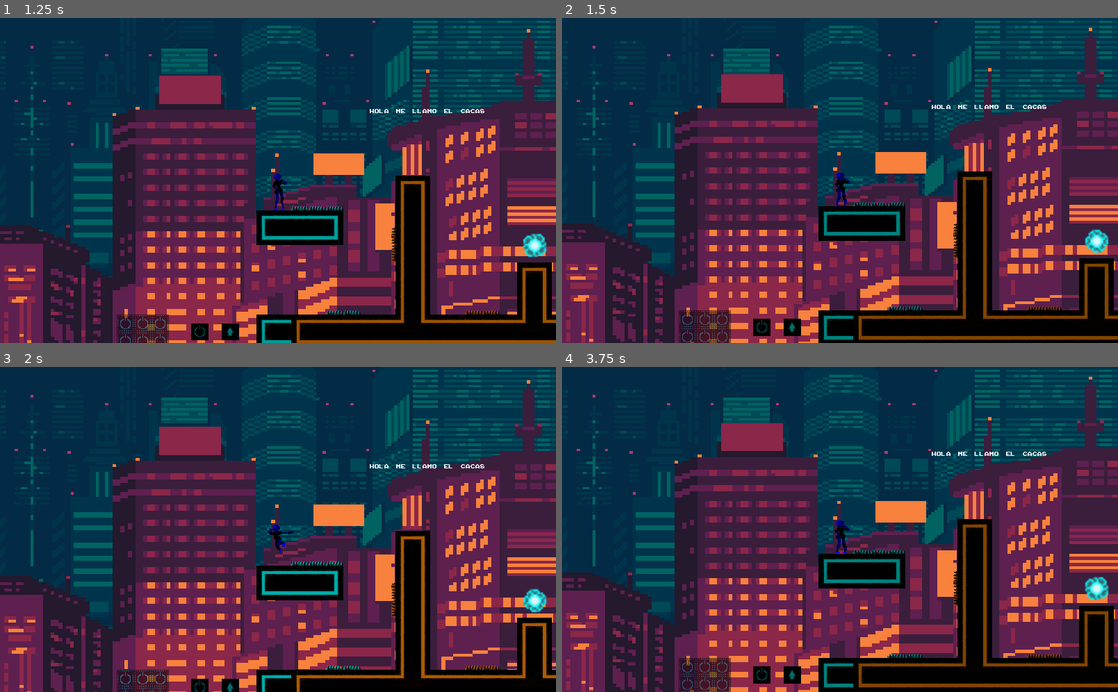
Above: before the commit, frames 1-4 (two rows, left to right).
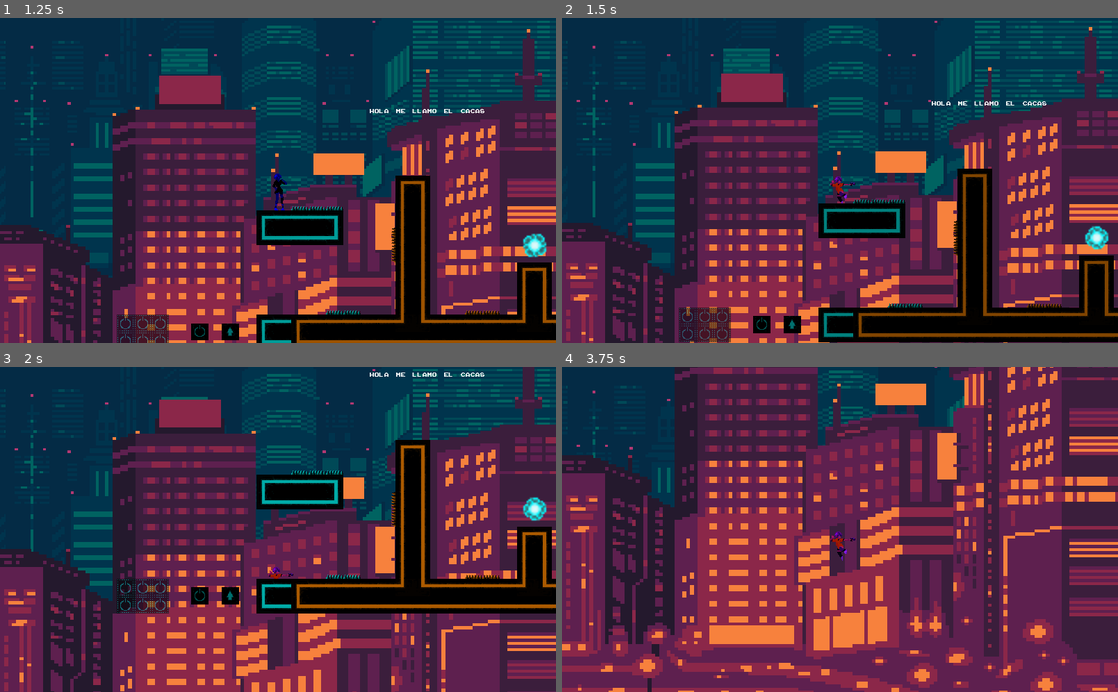
Above: after the commit, the same moments.

Repository: ivancdlarrain/olaGames
Game: Godot game, scene res://scenes/menus/Main_menu.tscn
The game is run twice, just before and just after one commit, with the same random seed, the same clock (stepped at 60 frames per second) and the same inputs.
Inputs:
- Up to frame 1 (1.25 s): click "New Game" at 0.5 s
- Up to frame 2 (1.5 s): hold Right (ui_right) from 1.28 s (still down); hold Space (special) from 1.28 s (still down)
- Up to frame 3 (2 s): keep holding Right (ui_right); keep holding Space (special); tap W (WASD_up) at 1.52 s
- Up to frame 4 (3.75 s): release Space (special) at 2.03 s; tap Space (special) at 2.1, 3.6 s; tap W (WASD_up) at 2.27 s; release Right (ui_right) at 2.78 s; hold Left (ui_left) 2.78-3.53 s; hold Space (special) 2.78-3.53 s; hold Right (ui_right) from 3.53 s (still down)

Frame 1 is identical in both runs. In frame 2, 7.4% of the frame differs, in the area x 0-100%, y 2-100%; in frame 3, 46%; in frame 4, 74%, in the area x 0-100%, y 0-100%.

Commit message:
changed input for color switch
- can now switch using arrow keys
- can no longer switch with q/e or o/p

Diff:
--- a/scenes/Tutorials/Tutorial 2.tscn
+++ b/scenes/Tutorials/Tutorial 2.tscn
@@ -198,7 +198,7 @@
 }
 
 [node name="Player" parent="." instance=ExtResource( 1 )]
-position = Vector2( 4874.86, 53.3134 )
+position = Vector2( 128, 256 )
 blue_tile_map_path = NodePath("../TileMaps/Blue")
 orange_tile_map_path = NodePath("../TileMaps/Orange")
 purple_tile_map_path = NodePath("../TileMaps/Purple")
@@ -206,6 +206,7 @@
 [node name="Camera2D" type="Camera2D" parent="Player"]
 position = Vector2( 0, -79.6482 )
 current = true
+limit_left = 15
 limit_top = -43
 limit_right = 6100
 limit_bottom = 620
--- a/scripts/Player.gd
+++ b/scripts/Player.gd
@@ -91,6 +91,14 @@
 func _handle_color_input():
 	colour_switch += -int(Input.is_action_just_pressed("switch_left")) + int(Input.is_action_just_pressed("switch_right"))
 
+func _handle_color_input_arrkeys():
+	if Input.is_action_just_pressed("ui_left"):
+		colour_switch = 0
+	elif Input.is_action_just_pressed("ui_down"):
+		colour_switch = 1
+	elif Input.is_action_just_pressed("ui_right"):
+		colour_switch = 2
+
 
 func _apply_friction():
 	if not bool(move_direction) or abs(velocity.x) > max_speed:    # Si no está apretando para moverse o pasó el límite
--- a/scripts/colors.gd
+++ b/scripts/colors.gd
@@ -21,7 +21,7 @@
 
 func _state_logic(delta):
 	parent._handle_move_input()
-	parent._handle_color_input()
+	parent._handle_color_input_arrkeys()
 
 	#Apply a cap to the fall speed if the player is wall-sliding
 	if [states.wall_slide, states.glide].has(state):
@@ -180,7 +180,7 @@
 	return null
 
 
-func _get_transition2(delta):
+func _get_transition2_old(delta):
 	var colour = parent.colour_switch
 	match state2:
 		states2.blue:
@@ -211,7 +211,18 @@
 				emit_signal("color_changed", "orange")
 				return states2.orange
 	return null
-
+func _get_transition2(delta):
+	var colour = parent.colour_switch
+	match colour:
+		0:
+			emit_signal("color_changed", "blue")
+			return states2.blue
+		1:
+			emit_signal("color_changed", "orange")
+			return states2.orange
+		2:
+			emit_signal("color_changed","purple")
+			return states2.purple
 func _enter_state(new_state, old_state):
 	match new_state:
 		states.pre_fall:
